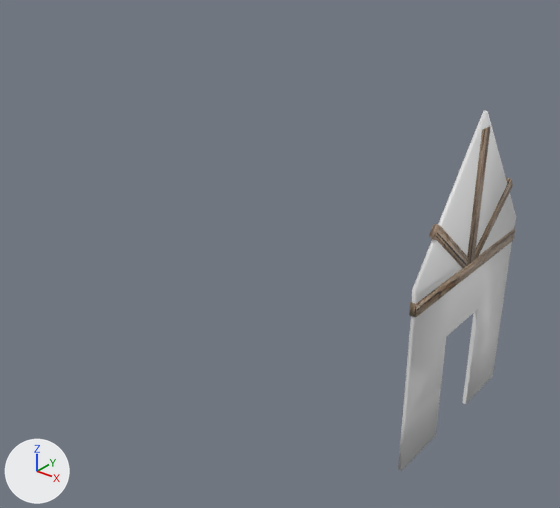
The Blender file Assets/Models/longhouse.blend, before and after one commit.
Both versions are drawn from a 50 mm camera at (6.37, -7.73, 5.19) aimed at (0.11, 0.1, 0.33). Arrows for +X, +Y and +Z are at lower left; the lights stay in place.
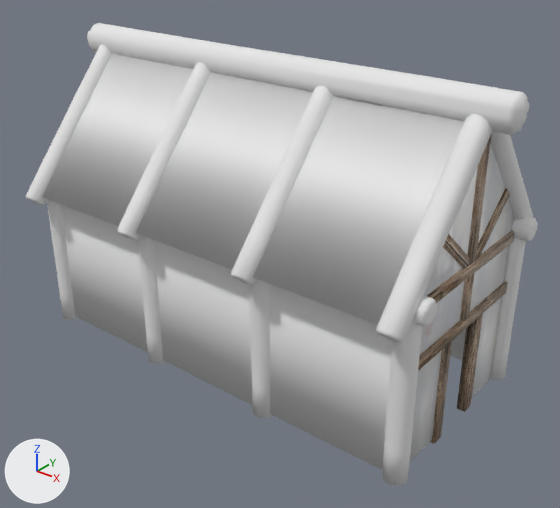
Where the newer file only moved an object's origin or applied its transform, the numbers keep the older frame.

What changed in the scene script:
```text
Add img_longhouseinsideroof_jpg:
    img_longhouseinsideroof_jpg = load_image('longhouseInsideRoof.jpg', '../Images/longhouseInsideRoof.jpg', 1024, 1024, 'sRGB')
Add mat_longhouseinsideroof_jpg:
    mat_longhouseinsideroof_jpg = principled_material('longhouseInsideRoof.jpg')
    mat_longhouseinsideroof_jpg.texture = img_longhouseinsideroof_jpg
Change me_cube_013:
    where me_cube_013.from_pydata(...)  # 38 vertices, 40 faces; spans x 2.97..3.02, y -1.27..1.27, z -1.13..2.94
    used by ob_cube_008; location = (0.0, 0.0, 0.0)
    me_cube_013 part 1: 10 kept faces spanning x 2.97..3.02, y -0.41..0.41, z -1.13..0.33 are now shaded smooth
    me_cube_013 part 2: 40 faces spanning x 2.97..3.02, y -1.27..1.27, z -1.13..2.94 switch from no material to mat_longhouseinsideroof_jpg (picture img_longhouseinsideroof_jpg)
Change me_cube_009:
    where me_cube_009.from_pydata(...)  # 32 vertices, 24 faces; spans x -0.08..0.08, y -2.51..2.51, z 1.97..5.52
    used by ob_cube_006; location = (3.0, 0.0, 0.0); scale = (0.5, 0.5, 0.5)
    me_cube_009 part 3: the whole mesh is scaled about its middle by (1.5, 1, 1), then moved by (0.0, 0.0, -3.01)
Add me_cube_002:
    me_cube_002.from_pydata(...)  # a box spanning x -0.12..0.12, y -2.51..2.51, z 0.45..0.76; a box spanning x -0.12..0.12, y -0.18..0.18, z 0.76..1.93; a box spanning x -0.12..0.12, y 0.66..1.01, z -2.4..0.45; a box spanning x -0.12..0.12, y -1.01..-0.66, z -2.4..0.45
    me_cube_002.polygons.foreach_set('use_smooth', [True] * 24)
    me_cube_002.materials.append(mat_wildtextures_old_wood_original_file_png)  # picture img_wildtextures_old_wood_original_file_png
Change ob_cube_006:
    ob_cube_006.location: (3.0, 0.0, 0.0) -> (3.0, 0.0, 1.51)
Change ob_cube_002:
    remove ob_cube_002.hide_viewport = True
Change ob_cube_001:
    remove ob_cube_001.hide_viewport = True
Change ob_cube_004:
    remove ob_cube_004.hide_viewport = True
Change ob_cube:
    remove ob_cube.hide_viewport = True
Add ob_cube_010:
    ob_cube_010 = bpy.data.objects.new('Cube.010', me_cube_002)
    ob_cube_010.location = (3.0, 0.0, 0.02)
    ob_cube_010.scale = (0.5, 0.5, 0.5)
```

Boxes [x1, y1, x2, y2] around the edits, measured in the pictures (560 x 508 px):
'Cube.001', shown: after [42, 53, 464, 325]
'Cube', shown: after [61, 205, 466, 470]
'Cube.004', shown: after [25, 44, 538, 485]
'Cube.002', shown: after [87, 23, 530, 135]
'Cube.006', mesh rescaled, moved: before [409, 126, 515, 317]; after [427, 135, 514, 303]
'Cube.010', added (brown): after [418, 273, 508, 444]
part 1 of me_cube_013, shading changed: before [462, 309, 478, 404]
part 2 of me_cube_013, recoloured: [410, 143, 515, 462] in both
